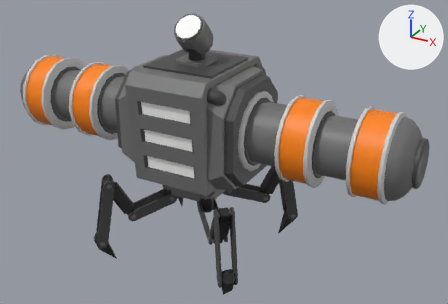
A saved change to the FBX model BundleProject/Assets/Survivors/Technician/Allies/Mesh/TechnicianRobotMesh.fbx.
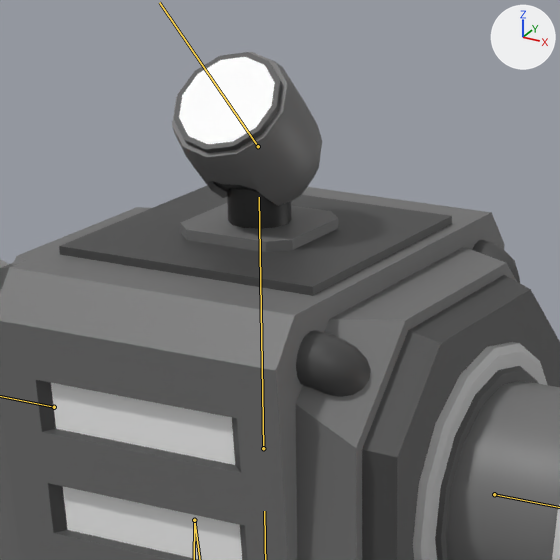
There are two pictures of each version: one whole from a camera (50 mm lens) standing at (1.398, -2.294, 1.612) and looking at (0.117, 0.036, 0.448), one close up on the part from 28% to 62% of the width and 0% to 49% of the height. The axes (+X, +Y, +Z) are drawn at upper right. The lights are the same throughout. Both versions are drawn at frame 21 of the action 'RobotTesla_Armature|TeslaRobot_Aim_Pitch'; the numbers are the values there. The bones that bend it are drawn over the model as lines in the close-ups.

Names of what the first close-up shows: 'TechnicianRobotTeslaMesh', 'TechnicianRobotTeslaWhiteMesh'.
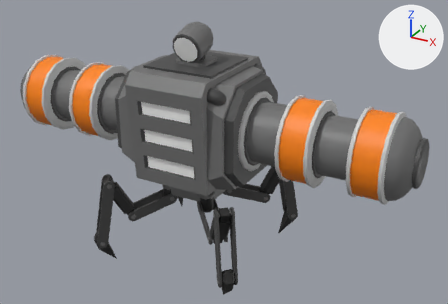
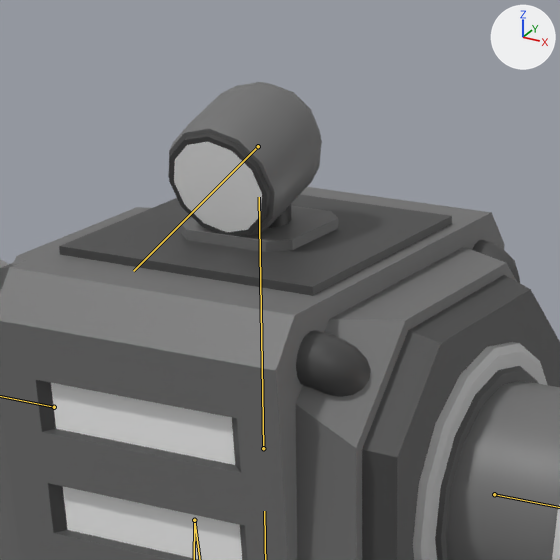
What differs and where, as boxes [x1, y1, x2, y2] in the close-ups (560 x 560 px):
'TechnicianRobotTeslaMesh', posed: before [0, 52, 560, 560]; after [0, 82, 560, 560]
'TechnicianRobotTeslaWhiteMesh', posed: before [51, 57, 275, 560]; after [51, 142, 262, 560]
bone 'Lens', root to tip: before (258, 146) to (159, 2); after (258, 146) to (133, 271)

The change in detail:
Bone 'Lens' (bone_lens) turns from (45, 0, 0) to (-17, 0, 0) degrees about its own x, y and z.
